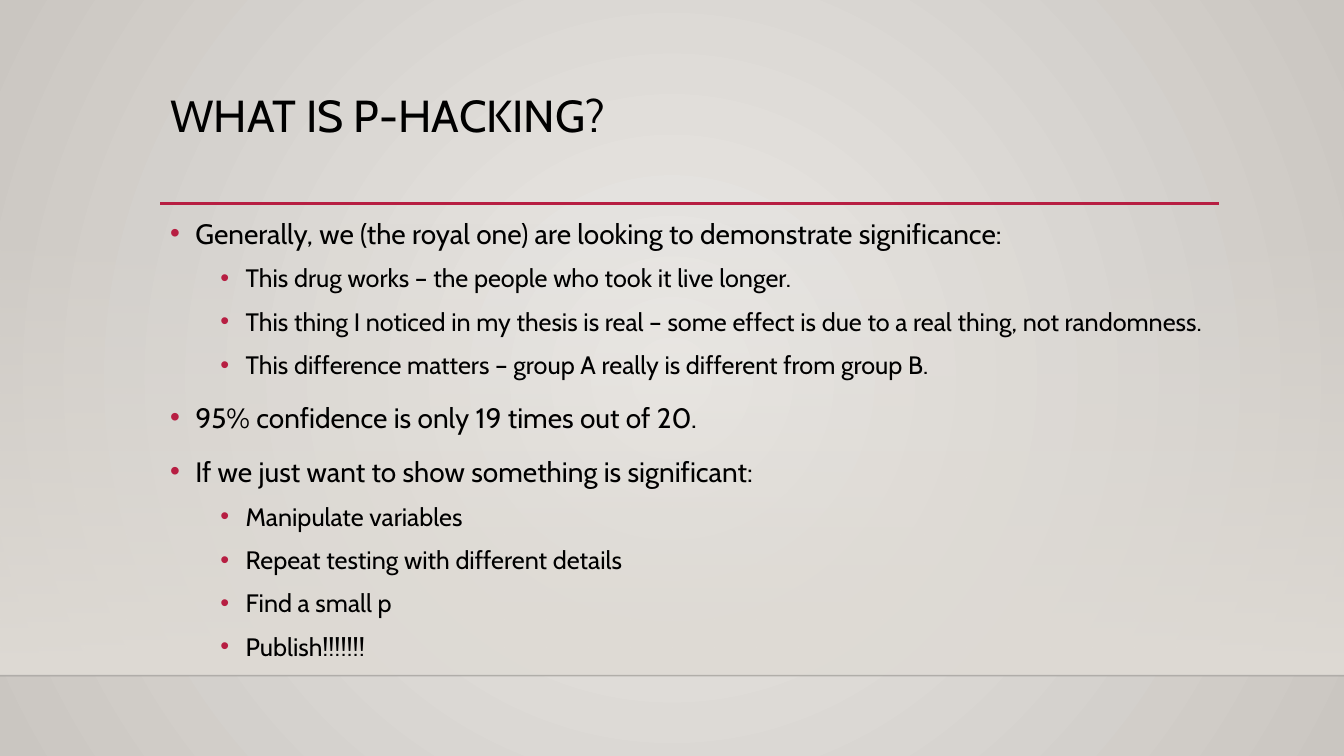
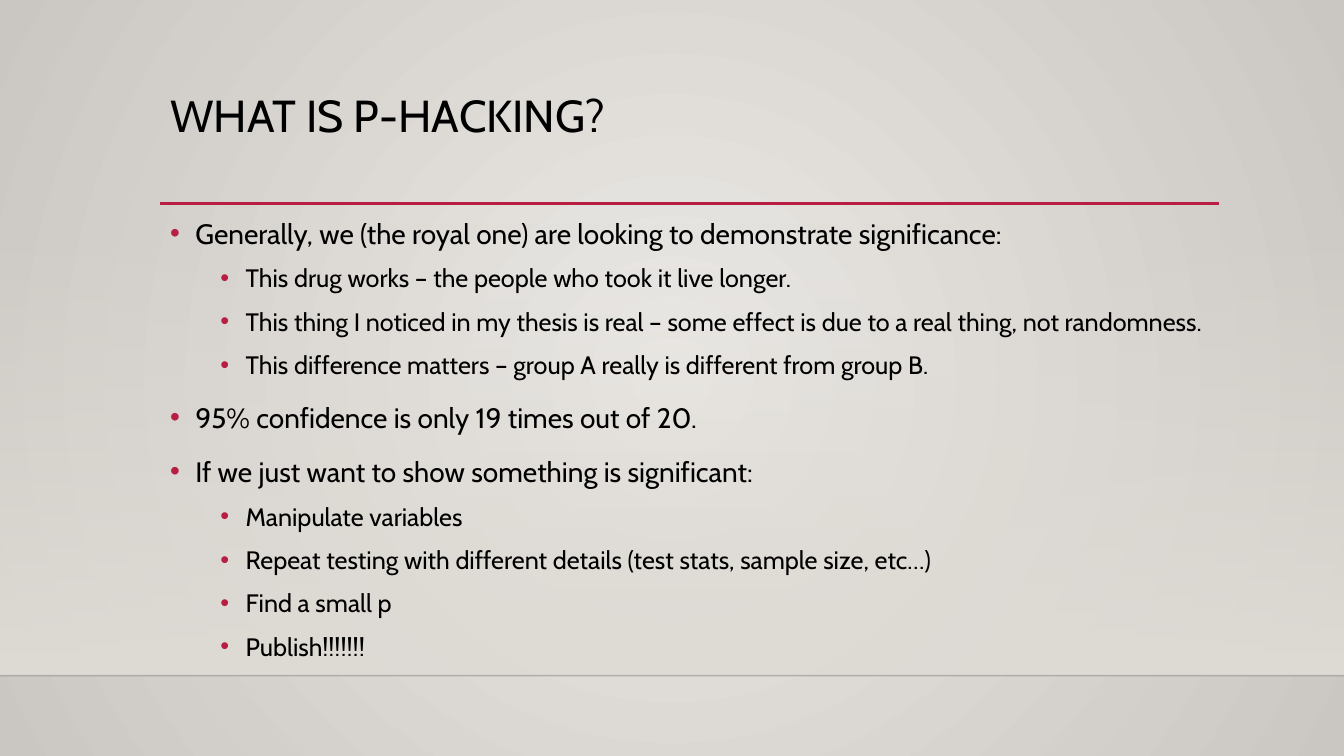
Before and after one commit to AkeemSemperDataScience/Basic_Stats_in_Python_Student_Repository, a slide deck: slide 45 of reference_material/slides/018_Hypothesis_Test.pptx (slide 44 before the commit). Drawn at 1344x756 pixels with LibreOffice and Linux fonts; fonts in the diff are those of the drawing; background and template pictures are left out. Boxes give left, top, right and bottom in pixels: in the first picture for what was removed or moved away, otherwise in the second. Text is boxed around its words. In the diff, an @@ line names an element or a change of style, - is before the commit and + after.

```diff
--- a/reference_material/slides/018_Hypothesis_Test.pptx
+++ b/reference_material/slides/018_Hypothesis_Test.pptx
@@ text at [246,550,931,575]: text changed @@
-  • Repeat testing with different details
+  • Repeat testing with different details (test stats, sample size, etc…)
```
Also in this commit, not shown: 5 other slides changed, 10 slides added, 6 slides removed, 7 other files.
